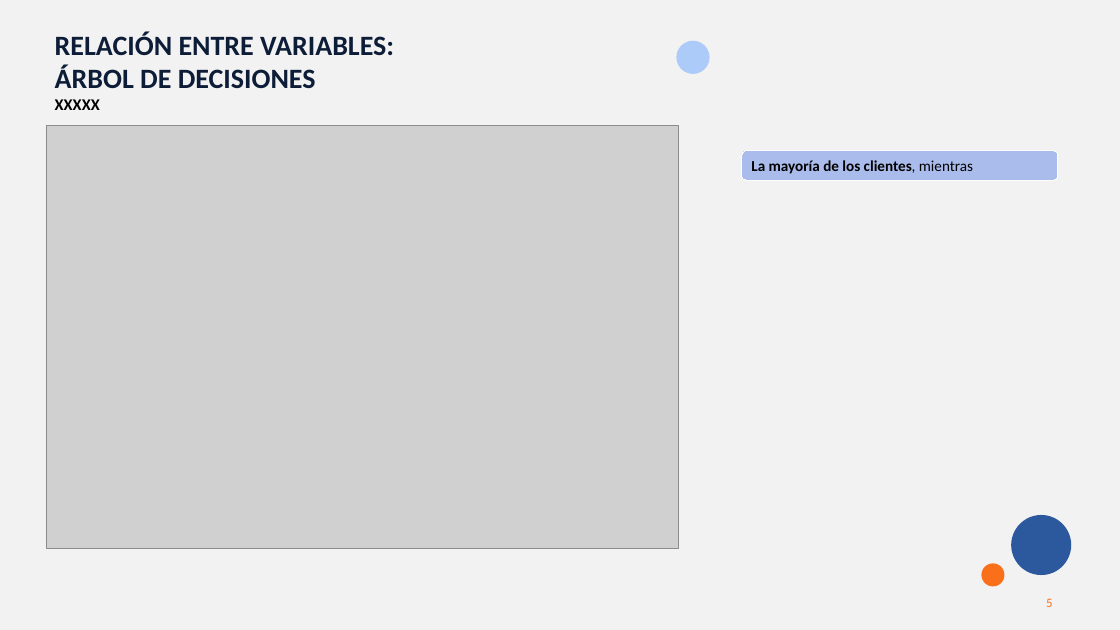
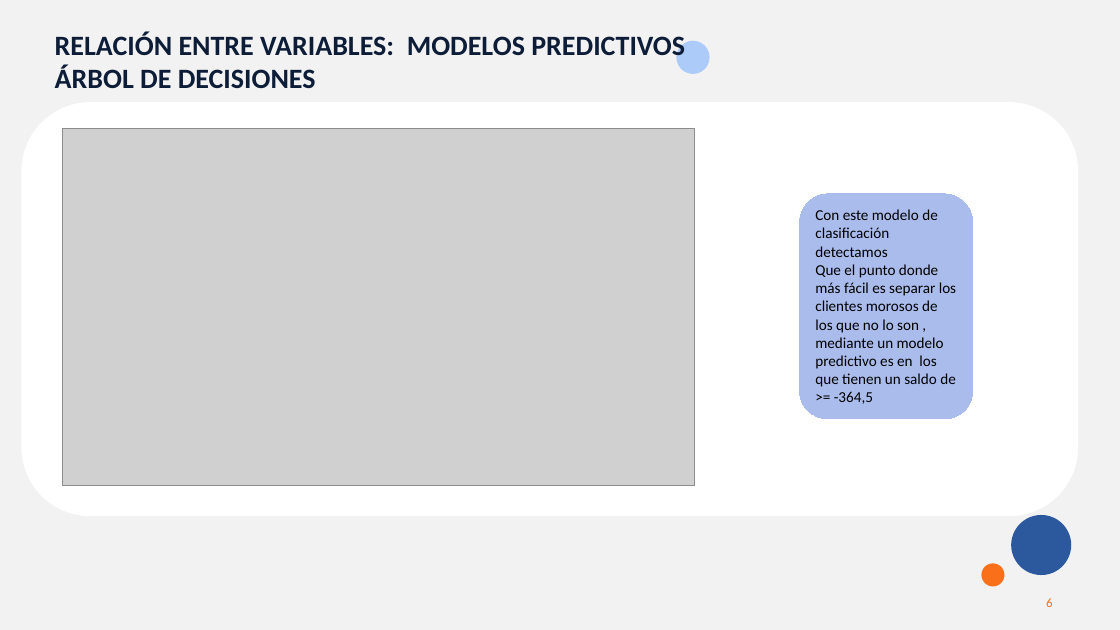
Before and after one commit to MarinaTorba/PersonalDataProrjects, a slide deck: slide 6 of Equip_B/results/S3_Presentacion_Finanzas.pptx (slide 5 before the commit). Drawn at 1120x630 pixels with LibreOffice and Linux fonts; fonts in the diff are those of the drawing; grey boxes stand for pictures. Boxes give left, top, right and bottom in pixels: in the first picture for what was removed or moved away, otherwise in the second. Text is boxed around its words. In the diff, an @@ line names an element or a change of style, - is before the commit and + after.

```diff
--- a/Equip_B/results/S3_Presentacion_Finanzas.pptx
+++ b/Equip_B/results/S3_Presentacion_Finanzas.pptx
@@ text at (55,31,685,61): text changed @@
-RELACIÓN ENTRE VARIABLES:
+RELACIÓN ENTRE VARIABLES: MODELOS PREDICTIVOS
@@ rounded rectangle added at (21,103,1078,517), fill #FFFFFF @@
@@ text at (55,99,100,110): paragraph removed @@
-XXXXX
@@ picture: place and size @@
-picture at (46,125,678,549)
+picture at (62,129,694,486)
@@ rounded rectangle "Con este modelo de clasificación ...": place and size @@
-rounded rectangle "Con este modelo de clasificación ..." at (742,150,1058,180)
+rounded rectangle "Con este modelo de clasificación ..." at (799,193,974,420)
@@ text in rounded rectangle at (815,209,956,404): text changed; bold off @@
-La mayoría de los clientes, mientras
+Con este modelo de clasificación detectamos
+Que el punto donde más fácil es separar los clientes morosos de los que no lo son , mediante un modelo predictivo es en los que tienen un saldo de >= -364,5
@@ page number at (1046,598,1052,607): text changed @@
-5
+6
```
Also in this commit, not shown: 1 other slide changed, 4 slides added, 3 slides removed, 1 other file.
